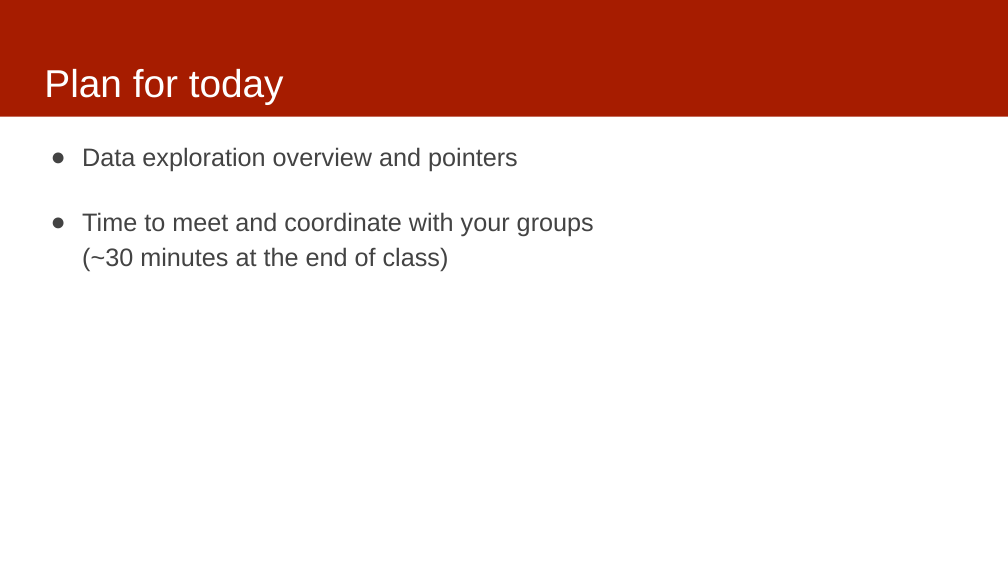
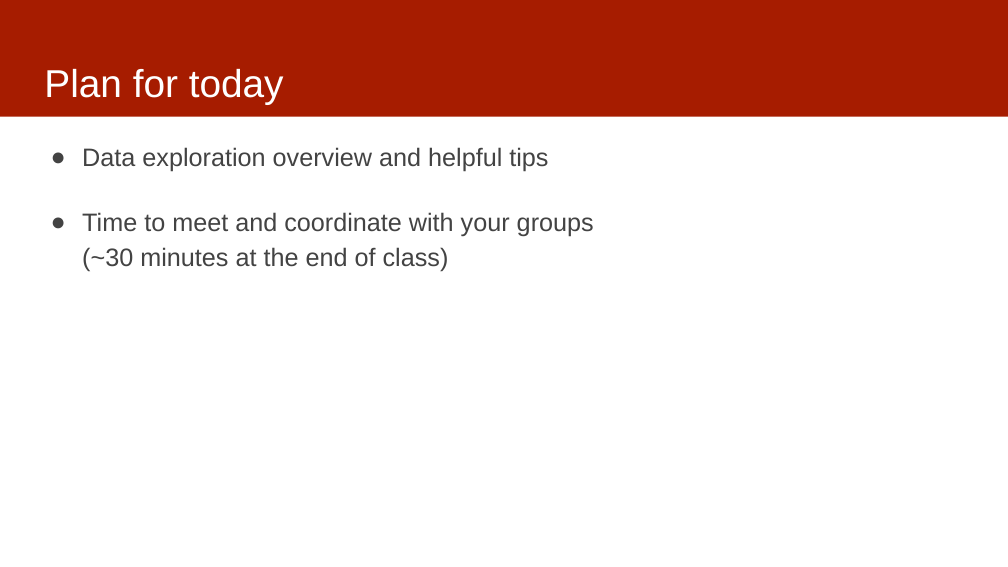
Before and after one commit to dssg/mlforpublicpolicylab, a slide deck: slide 3 of 03 - Data Exploration, Analytical Formulation, and Baselines/data-exploration.pptx. Drawn at 1008x567 pixels with LibreOffice and Linux fonts; fonts in the diff are those of the drawing. Boxes give left, top, right and bottom in pixels: in the first picture for what was removed or moved away, otherwise in the second. Text is boxed around its words. In the diff, an @@ line names an element or a change of style, - is before the commit and + after.

Commit message:
updated data

```diff
--- a/03 - Data Exploration, Analytical Formulation, and Baselines/data-exploration.pptx
+++ b/03 - Data Exploration, Analytical Formulation, and Baselines/data-exploration.pptx
@@ text at (82,147,548,172): text changed @@
-● Data exploration overview and pointers
+● Data exploration overview and helpful tips
```
Also in this commit, not shown: 4 other slides changed.
